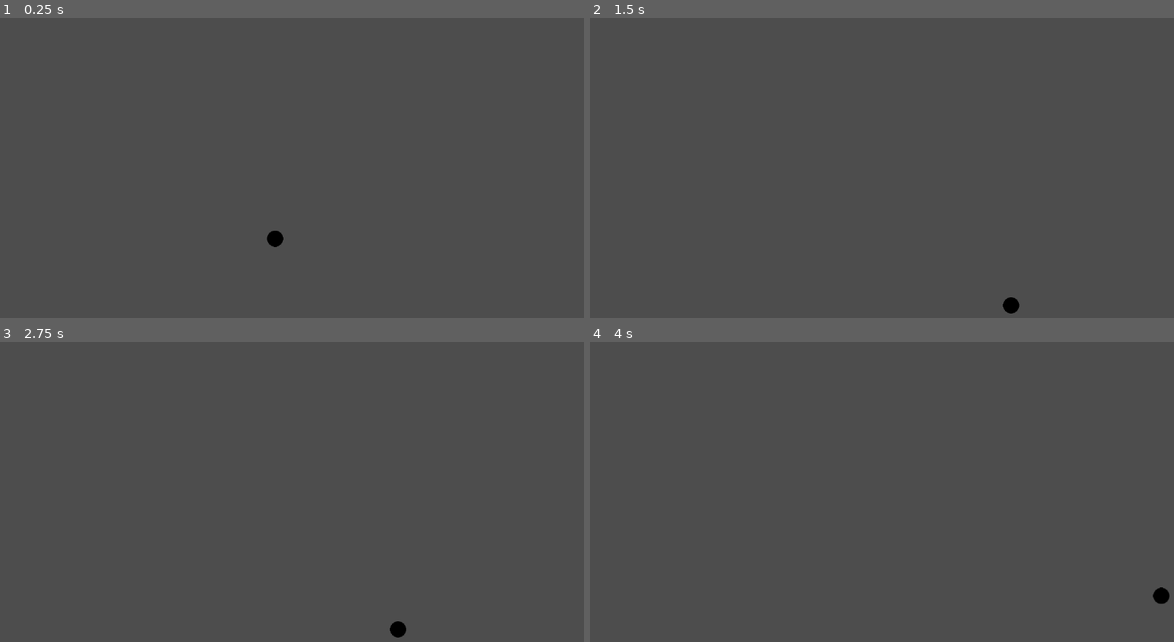
Above: before the commit, frames 1-4 (two rows, left to right).
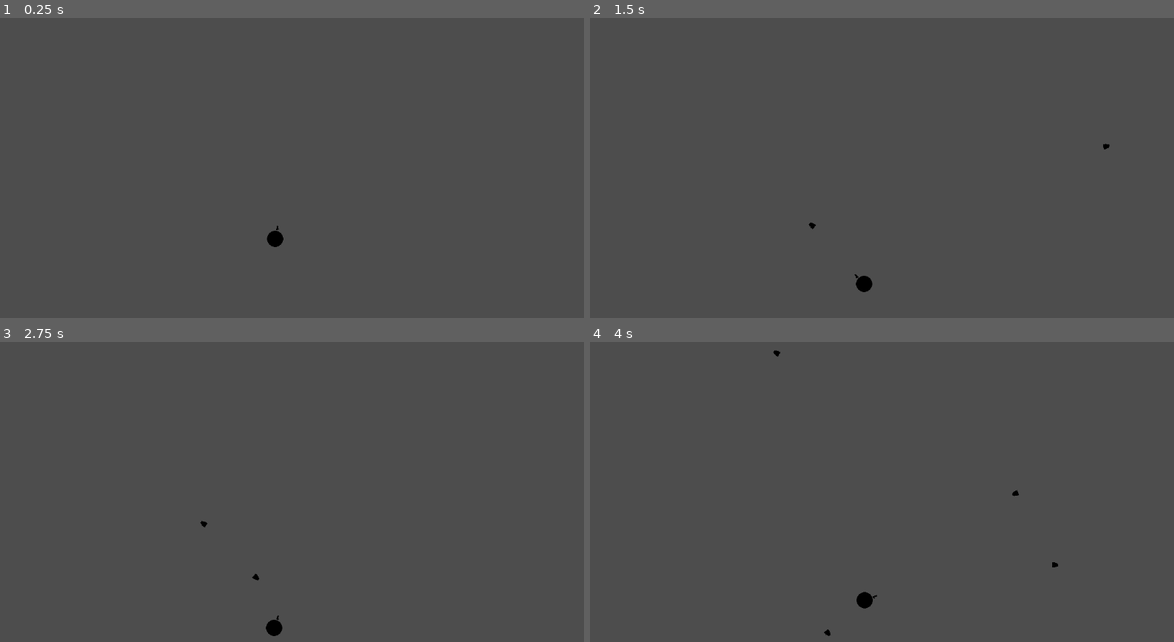
Above: after the commit, the same moments.

Repository: madmaxi99/rounds-flyka
Game: Godot game, scene res://testscene.tscn
Two runs of this game, one before a commit and one after it. Both use one fixed random seed, a clock stepped at 60 frames per second and the inputs below.
Inputs (mouse positions are in pixels of both pictures, inside the frame that each line leads up to):
- Up to frame 1 (0.25 s): no input
- Up to frame 2 (1.5 s): tap Enter (ui_accept) at 0.5, 0.6 s; move the mouse to (1010, 144) at 0.52 s; hold Right (ui_right) from 0.53 s (still down); tap Space (jump, bound only after the commit) at 0.77, 1.07 s; click (1010, 144) at 0.8 s; move the mouse to (765, 177) at 1.27 s; click (765, 177) at 1.35 s
- Up to frame 3 (2.75 s): tap Space (jump, bound only after the commit) at 1.52, 1.55, 1.82, 2.1 s; move the mouse to (350, 411) at 2.02 s; release Right (ui_right) at 2.03 s; hold Left (ui_left) from 2.03 s (still down); tap Enter (ui_accept) at 2.3 s
- Up to frame 4 (4 s): move the mouse to (852, 549) at 2.77 s; release Left (ui_left) at 2.78 s; hold Right (ui_right) from 2.78 s (still down); tap Enter (ui_accept) at 2.85 s; tap Space (jump, bound only after the commit) at 3.02, 3.32, 3.77, 3.8 s; click (852, 549) at 3.05 s; move the mouse to (1057, 534) at 3.52 s; click (1057, 534) at 3.6 s

The runs differ from the first frame. In frame 1, less than 0.1% of the frame differs, in the area x 47-49%, y 69-76%; in frame 2, 0.3%; in frame 3, 0.3%; in frame 4, 0.3%, in the area x 31-100%, y 2-99%.

Commit message:
shooting bullets

Diff:
--- /dev/null
+++ b/bullet.gd
@@ -0,0 +1,34 @@
+extends CharacterBody2D
+var bounces = 100000
+var shooter
+# Called when the node enters the scene tree for the first time.
+func _ready() -> void:
+	pass # Replace with function body.
+
+
+# Called every frame. 'delta' is the elapsed time since the previous frame.
+func _process(delta: float) -> void:
+	pass
+
+func _physics_process(delta):
+	# Add the gravity.
+	rotation = velocity.normalized().angle()
+
+	if not is_on_floor():
+		velocity.y += get_gravity().y * delta
+		pass
+	var collision_info = move_and_collide(velocity*delta)
+	if collision_info:
+		var collider = collision_info.get_collider()
+		if collider != null && collider.has_method("fire") :
+			#if collider.blocking >=1 :
+			#	velocity = velocity.bounce(collision_info.get_normal())
+			#else: if collider.blocking <=0:
+				queue_free()
+		else: if bounces == 0:
+			queue_free()
+		else: if bounces > 0 :
+			bounces-=1
+			velocity = velocity.bounce(collision_info.get_normal())
+
+	pass
--- /dev/null
+++ b/bullet.tscn
@@ -0,0 +1,17 @@
+[gd_scene load_steps=4 format=3 uid="uid://k80860o0hhl4"]
+
+[ext_resource type="Script" uid="uid://bgc6abagejhrr" path="res://bullet.gd" id="1_fgyop"]
+[ext_resource type="Texture2D" uid="uid://dhymterf63fgo" path="res://Sprites/Bullet.png" id="2_av1cr"]
+
+[sub_resource type="CircleShape2D" id="CircleShape2D_ys6e4"]
+radius = 5.0
+
+[node name="Bullet" type="CharacterBody2D"]
+script = ExtResource("1_fgyop")
+
+[node name="Sprite2D" type="Sprite2D" parent="."]
+texture = ExtResource("2_av1cr")
+
+[node name="CollisionShape2D" type="CollisionShape2D" parent="."]
+position = Vector2(1, 0)
+shape = SubResource("CircleShape2D_ys6e4")
--- /dev/null
+++ b/centerpoint_gun.gd
@@ -0,0 +1,16 @@
+extends Node2D
+
+
+# Called when the node enters the scene tree for the first time.
+func _ready() -> void:
+	pass # Replace with function body.
+
+
+# Called every frame. 'delta' is the elapsed time since the previous frame.
+func _process(delta: float) -> void:
+	if (get_viewport().get_mouse_position().x < global_position.x):
+		$Gun.flip_v = true
+	else:
+		$Gun.flip_v = false
+	look_at(get_viewport().get_mouse_position())
+	pass
--- a/player.gd
+++ b/player.gd
@@ -1,25 +1,45 @@
 extends CharacterBody2D
 
-
+const WEIGHT = 1
 const SPEED = 300.0
 const JUMP_VELOCITY = -400.0
+var bullet_speed = 1000
+@export var bullet: PackedScene
 
+
+
+
+func _process(delta: float) -> void:
+	if Input.is_action_just_pressed("shoot"):
+		fire()
 
 func _physics_process(delta: float) -> void:
 	# Add the gravity.
 	if not is_on_floor():
-		velocity += get_gravity() * delta
+		if is_on_wall():
+			velocity += get_gravity() * delta * WEIGHT
+		else:
+			velocity += get_gravity() * delta * WEIGHT
 
 	# Handle jump.
-	if Input.is_action_just_pressed("ui_accept") and is_on_floor():
+	if Input.is_action_just_pressed("jump") and is_on_floor():
 		velocity.y = JUMP_VELOCITY
 
 	# Get the input direction and handle the movement/deceleration.
 	# As good practice, you should replace UI actions with custom gameplay actions.
-	var direction := Input.get_axis("ui_left", "ui_right")
+	var direction := Input.get_axis("left", "right")
 	if direction:
 		velocity.x = direction * SPEED
 	else:
 		velocity.x = move_toward(velocity.x, 0, SPEED)
 
 	move_and_slide()
+
+func fire():
+	var b = bullet.instantiate()
+	b.global_position = $CenterpointGun/Gun/GunPosition.global_position
+	b.global_rotation = $CenterpointGun/Gun/GunPosition.global_rotation
+	b.set_velocity(bullet_speed*Vector2($CenterpointGun/Gun/GunPosition.global_position - $".".global_position).normalized())
+	b.shooter = $"."
+	#print($GunRotation/BulletSpawn.rotation)
+	get_tree().root.add_child(b)
--- a/player.tscn
+++ b/player.tscn
@@ -1,16 +1,30 @@
-[gd_scene load_steps=4 format=3 uid="uid://bg8p3stlm223h"]
+[gd_scene load_steps=7 format=3 uid="uid://bg8p3stlm223h"]
 
 [ext_resource type="SpriteFrames" uid="uid://daytxvqaea8pl" path="res://Sprites/Body.tres" id="1_4flbx"]
 [ext_resource type="Script" uid="uid://g41qk1k31044" path="res://player.gd" id="1_onrkg"]
+[ext_resource type="PackedScene" uid="uid://k80860o0hhl4" path="res://bullet.tscn" id="2_sweqy"]
+[ext_resource type="Script" uid="uid://bf0ek2nrvxy8k" path="res://centerpoint_gun.gd" id="3_hqtel"]
+[ext_resource type="Texture2D" uid="uid://ckko3youfrkmu" path="res://Sprites/gun.png" id="4_sweqy"]
 
 [sub_resource type="CircleShape2D" id="CircleShape2D_sh265"]
 radius = 16.0
 
 [node name="Player" type="CharacterBody2D"]
 script = ExtResource("1_onrkg")
+bullet = ExtResource("2_sweqy")
 
 [node name="AnimatedSprite2D" type="AnimatedSprite2D" parent="."]
 sprite_frames = ExtResource("1_4flbx")
 
 [node name="CollisionShape2D" type="CollisionShape2D" parent="."]
 shape = SubResource("CircleShape2D_sh265")
+
+[node name="CenterpointGun" type="Node2D" parent="."]
+script = ExtResource("3_hqtel")
+
+[node name="Gun" type="Sprite2D" parent="CenterpointGun"]
+position = Vector2(21, 2.3841858e-07)
+scale = Vector2(0.421875, 0.42187497)
+texture = ExtResource("4_sweqy")
+
+[node name="GunPosition" type="Node2D" parent="CenterpointGun/Gun"]
--- a/project.godot
+++ b/project.godot
@@ -15,7 +15,57 @@
 config/features=PackedStringArray("4.5", "GL Compatibility")
 config/icon="res://icon.svg"
 
+[input]
+
+up={
+"deadzone": 0.2,
+"events": [Object(InputEventKey,"resource_local_to_scene":false,"resource_name":"","device":-1,"window_id":0,"alt_pressed":false,"shift_pressed":false,"ctrl_pressed":false,"meta_pressed":false,"pressed":false,"keycode":0,"physical_keycode":87,"key_label":0,"unicode":119,"location":0,"echo":false,"script":null)
+]
+}
+left={
+"deadzone": 0.2,
+"events": [Object(InputEventKey,"resource_local_to_scene":false,"resource_name":"","device":-1,"window_id":0,"alt_pressed":false,"shift_pressed":false,"ctrl_pressed":false,"meta_pressed":false,"pressed":false,"keycode":0,"physical_keycode":65,"key_label":0,"unicode":97,"location":0,"echo":false,"script":null)
+]
+}
+down={
+"deadzone": 0.2,
+"events": [Object(InputEventKey,"resource_local_to_scene":false,"resource_name":"","device":-1,"window_id":0,"alt_pressed":false,"shift_pressed":false,"ctrl_pressed":false,"meta_pressed":false,"pressed":false,"keycode":0,"physical_keycode":83,"key_label":0,"unicode":115,"location":0,"echo":false,"script":null)
+]
+}
+right={
+"deadzone": 0.2,
+"events": [Object(InputEventKey,"resource_local_to_scene":false,"resource_name":"","device":-1,"window_id":0,"alt_pressed":false,"shift_pressed":false,"ctrl_pressed":false,"meta_pressed":false,"pressed":false,"keycode":0,"physical_keycode":68,"key_label":0,"unicode":100,"location":0,"echo":false,"script":null)
+]
+}
+jump={
+"deadzone": 0.2,
+"events": [Object(InputEventKey,"resource_local_to_scene":false,"resource_name":"","device":-1,"window_id":0,"alt_pressed":false,"shift_pressed":false,"ctrl_pressed":false,"meta_pressed":false,"pressed":false,"keycode":0,"physical_keycode":32,"key_label":0,"unicode":32,"location":0,"echo":false,"script":null)
+]
+}
+shoot={
+"deadzone": 0.2,
+"events": [Object(InputEventMouseButton,"resource_local_to_scene":false,"resource_name":"","device":-1,"window_id":0,"alt_pressed":false,"shift_pressed":false,"ctrl_pressed":false,"meta_pressed":false,"button_mask":1,"position":Vector2(87, 17),"global_position":Vector2(96, 65),"factor":1.0,"button_index":1,"canceled":false,"pressed":true,"double_click":false,"script":null)
+]
+}
+block={
+"deadzone": 0.2,
+"events": [Object(InputEventMouseButton,"resource_local_to_scene":false,"resource_name":"","device":-1,"window_id":0,"alt_pressed":false,"shift_pressed":false,"ctrl_pressed":false,"meta_pressed":false,"button_mask":2,"position":Vector2(70, 18),"global_position":Vector2(79, 66),"factor":1.0,"button_index":2,"canceled":false,"pressed":true,"double_click":false,"script":null)
+]
+}
+dash={
+"deadzone": 0.2,
+"events": [Object(InputEventKey,"resource_local_to_scene":false,"resource_name":"","device":-1,"window_id":0,"alt_pressed":false,"shift_pressed":false,"ctrl_pressed":false,"meta_pressed":false,"pressed":false,"keycode":0,"physical_keycode":4194325,"key_label":0,"unicode":0,"location":0,"echo":false,"script":null)
+]
+}
+
+[physics]
+
+2d/default_linear_damp=-0.09999999999999998
+2d/default_angular_damp=0.0
+
 [rendering]
 
+textures/canvas_textures/default_texture_filter=0
 renderer/rendering_method="gl_compatibility"
 renderer/rendering_method.mobile="gl_compatibility"
+anti_aliasing/screen_space_roughness_limiter/enabled=false
--- a/testscene.tscn
+++ b/testscene.tscn
@@ -13,14 +13,15 @@
 
 [node name="Node2D" type="Node2D"]
 
+[node name="Player" parent="." instance=ExtResource("1_jotil")]
+visible = true
+position = Vector2(546, 450)
+
 [node name="StaticBody2D" type="StaticBody2D" parent="."]
 
 [node name="CollisionShape2D" type="CollisionShape2D" parent="StaticBody2D"]
-position = Vector2(438.5, 722)
+position = Vector2(585, 719)
 shape = SubResource("RectangleShape2D_8mdrg")
-
-[node name="Player" parent="StaticBody2D" instance=ExtResource("1_jotil")]
-position = Vector2(546, 450)
 
 [node name="StaticBody2D2" type="StaticBody2D" parent="."]
 
Binary file added: Sprites/Bullet.png
Not shown, added: Sprites/Bullet.png.import
Binary file added: Sprites/gun.png
Not shown, added: Sprites/gun.png.import
Not shown, added: bullet.gd.uid
Not shown, added: centerpoint_gun.gd.uid
